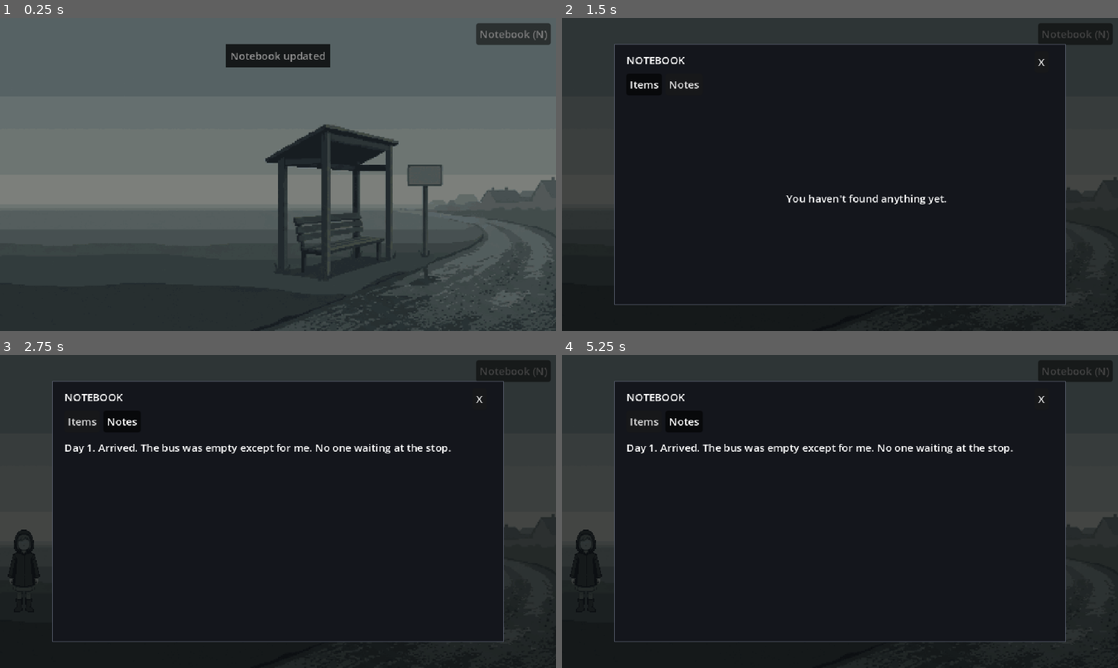
Above: before the commit, frames 1-4 (two rows, left to right).
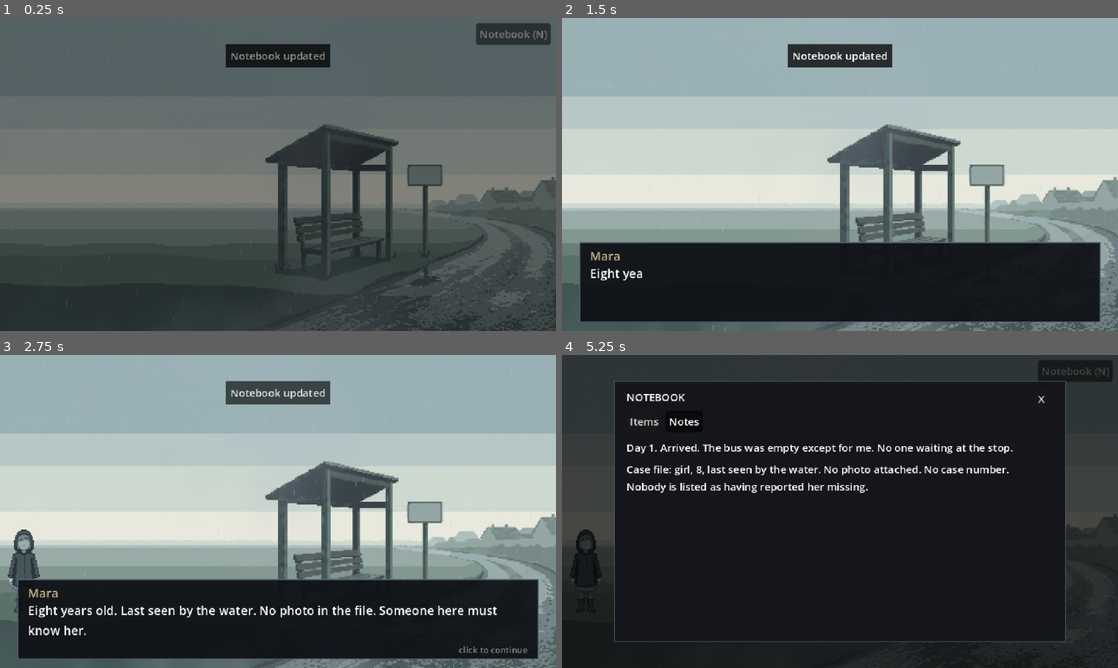
Above: after the commit, the same moments.

Repository: khalad007/Sheetwater
Game: Godot game, scene res://scenes/main.tscn
The game is run twice, just before and just after one commit, with the same random seed, the same clock (stepped at 60 frames per second) and the same inputs.
Inputs (mouse positions are in pixels of both pictures, inside the frame that each line leads up to):
- Up to frame 1 (0.25 s): no input
- Up to frame 2 (1.5 s): click (1073, 33) at 0.5 s, where only the run before the commit has a clickable "Notebook (N)"; click (645, 83) at 1.25 s, where only the run before the commit has a clickable "Items"
- Up to frame 3 (2.75 s): click (122, 420) at 2 s, where only the run before the commit has a clickable "Notes"
- Up to frame 4 (5.25 s): click (1073, 370) at 2.75 s, where only the run before the commit has a clickable "Notebook (N)"; click "Notebook (N)" at 3.5 s; click "Items" at 4.25 s; click "Notes" at 5 s

The runs differ from the first frame. In frame 1, less than 0.1% of the frame differs, in the area x 31-71%, y 35-100%; in frame 2, 76%; in frame 3, 79%, in the area x 0-100%, y 0-100%; in frame 4, 1.4%.

Commit message:
Add room atmosphere (fog, rain, flicker), ambient hook, on-enter beats; bus stop and inn content, Fit hotspots to inn and lane art; add car clue

Diff:
--- /dev/null
+++ b/scripts/flicker_layer.gd
@@ -0,0 +1,29 @@
+class_name FlickerLayer
+extends ColorRect
+## Dips the room into darkness in short stuttering bursts, built from
+## fx {"type": "flicker", "depth": 0.3}. depth = how dark the dips get (0..1).
+
+var depth: float = 0.3
+var min_gap: float = 2.5
+var max_gap: float = 7.0
+
+var _timer: Timer
+
+
+func _ready() -> void:
+	color = Color(0, 0, 0, 0)
+	mouse_filter = Control.MOUSE_FILTER_IGNORE
+	set_anchors_and_offsets_preset(Control.PRESET_FULL_RECT)
+	_timer = Timer.new()
+	_timer.one_shot = true
+	_timer.timeout.connect(_burst)
+	add_child(_timer)
+	_timer.start(randf_range(min_gap, max_gap))
+
+
+func _burst() -> void:
+	var tween := create_tween()
+	for i in randi_range(2, 5):
+		tween.tween_property(self, "color:a", depth * randf_range(0.5, 1.0), 0.04)
+		tween.tween_property(self, "color:a", 0.0, randf_range(0.04, 0.12))
+	tween.tween_callback(func(): _timer.start(randf_range(min_gap, max_gap)))
--- /dev/null
+++ b/scripts/fog_layer.gd
@@ -0,0 +1,67 @@
+class_name FogLayer
+extends ColorRect
+## Slow drifting fog, built from fx {"type": "fog"}. Config keys:
+##   alpha (0.35)   how thick the fog is
+##   speed (0.08)   drift in noise cells per second (higher = faster)
+##   tint ("#aeb9c4")   fog colour
+##   scale (3.0)    bigger = smaller, busier clouds
+## The fog is quantised to 4x4 pixel blocks to match the pixel art.
+
+const SHADER_CODE: String = """
+shader_type canvas_item;
+
+uniform vec4 fog_color : source_color = vec4(0.68, 0.73, 0.77, 1.0);
+uniform float fog_alpha = 0.35;
+uniform float drift = 0.08;
+uniform float tiles = 3.0;
+
+float hash(vec2 p) {
+	p = fract(p * vec2(123.34, 456.21));
+	p += dot(p, p + 45.32);
+	return fract(p.x * p.y);
+}
+
+float vnoise(vec2 p) {
+	vec2 i = floor(p);
+	vec2 f = fract(p);
+	f = f * f * (3.0 - 2.0 * f);
+	return mix(mix(hash(i), hash(i + vec2(1.0, 0.0)), f.x),
+			mix(hash(i + vec2(0.0, 1.0)), hash(i + vec2(1.0, 1.0)), f.x), f.y);
+}
+
+float fbm(vec2 p) {
+	float v = 0.0;
+	float a = 0.5;
+	for (int i = 0; i < 4; i++) {
+		v += a * vnoise(p);
+		p = p * 2.0 + vec2(17.0, 9.0);
+		a *= 0.5;
+	}
+	return v;
+}
+
+void fragment() {
+	vec2 px = floor(UV * vec2(160.0, 90.0)) / vec2(160.0, 90.0);
+	vec2 move = vec2(TIME * drift, TIME * drift * 0.25);
+	float n = fbm(px * vec2(tiles * 1.78, tiles) + move);
+	n = smoothstep(0.35, 0.85, n);
+	float low = mix(0.5, 1.0, UV.y);
+	COLOR = vec4(fog_color.rgb, n * fog_alpha * low);
+}
+"""
+
+var config: Dictionary = {}
+
+
+func _ready() -> void:
+	mouse_filter = Control.MOUSE_FILTER_IGNORE
+	set_anchors_and_offsets_preset(Control.PRESET_FULL_RECT)
+	var shader := Shader.new()
+	shader.code = SHADER_CODE
+	var mat := ShaderMaterial.new()
+	mat.shader = shader
+	mat.set_shader_parameter("fog_color", Color(str(config.get("tint", "#aeb9c4"))))
+	mat.set_shader_parameter("fog_alpha", float(config.get("alpha", 0.35)))
+	mat.set_shader_parameter("drift", float(config.get("speed", 0.08)))
+	mat.set_shader_parameter("tiles", float(config.get("scale", 3.0)))
+	material = mat
--- a/scripts/main.gd
+++ b/scripts/main.gd
@@ -13,6 +13,7 @@
 	Fade.set_black()
 	_load_room(START_ROOM)
 	await Fade.from_black(FADE_TIME)
+	_current.on_shown()
 
 
 func go_to(room_id: String) -> void:
@@ -26,6 +27,7 @@
 	_load_room(room_id)
 	await Fade.from_black(FADE_TIME)
 	_busy = false
+	_current.on_shown()
 
 
 func _load_room(room_id: String) -> void:
--- a/scripts/notebook_data.gd
+++ b/scripts/notebook_data.gd
@@ -33,9 +33,18 @@
 	{"id": "n_arrived",
 		"text": "Day 1. Arrived. The bus was empty except for me. No one waiting at the stop.",
 		"show_if": ["flag:visited_bus_stop"]},
+	{"id": "n_casefile",
+		"text": "Case file: girl, 8, last seen by the water. No photo attached. No case number. Nobody is listed as having reported her missing.",
+		"show_if": ["flag:arrived"]},
 	{"id": "n_sign",
 		"text": "The sign at the stop has no name on it. Ask someone what this place is called.",
 		"show_if": ["flag:read_sign"]},
+	{"id": "n_timetable",
+		"text": "The bus timetable lists arrivals only. Nothing seems to leave.",
+		"show_if": ["flag:read_timetable"]},
+	{"id": "n_firstline",
+		"text": "My own notebook already says 'No mirrors.' on the first line. I must have written it on the bus.",
+		"show_if": ["flag:read_first_line"]},
 	{"id": "n_windows",
 		"text": "The glass is frosted. I haven't seen a clear window yet.",
 		"show_if": ["flag:looked_window"]},
@@ -45,4 +54,7 @@
 	{"id": "n_route",
 		"text": "School first, then the lake, then the chapel. Everyone says 'she'. Nobody says her name.",
 		"show_if": ["flag:villager_route"]},
+	{"id": "n_car",
+		"text": "The wing mirrors on the parked car are painted over. Someone did it recently.",
+		"show_if": ["flag:saw_car_mirrors"]},
 ]
--- a/scripts/room.gd
+++ b/scripts/room.gd
@@ -1,7 +1,9 @@
 class_name RoomView
 extends Control
 ## One room, built entirely from RoomData.
-## Set `room_id` BEFORE adding it to the tree.
+## Set `room_id` BEFORE adding it to the tree. Main calls on_shown() once the fade-in ends.
+## Debug builds: F2 outlines hotspots. With F2 on, hold the RIGHT mouse button and drag
+## to measure a rect (printed to Output and shown in the caption) for room_data.gd.
 
 signal exit_requested(room_id: String)
 
@@ -15,6 +17,9 @@
 var _caption_label: Label
 var _caption_timer: Timer
 var _debug: bool = false
+var _debug_overlay: Control
+var _dragging: bool = false
+var _drag_from: Vector2 = Vector2.ZERO
 
 
 func _ready() -> void:
@@ -26,33 +31,63 @@
 	_data = RoomData.ROOMS[room_id]
 	_build_background()
 	_build_girl()
+	RoomFx.build(self, _data.get("fx", []))
 	_build_hotspots()
 	_build_hover_label()
 	_build_caption()
+	_build_debug_overlay()
+	_start_ambient()
 	GameState.flag_changed.connect(_refresh_hotspots.unbind(2))
 	GameState.item_added.connect(_refresh_hotspots.unbind(1))
 	Dialogue.finished.connect(_refresh_hotspots)
 	_refresh_hotspots()
 
-func _build_girl() -> void:
-	if not _data.has("girl"):
-		return
-	var g: Dictionary = _data["girl"]
-	if not GameState.check_all(g.get("show_if", [])):
-		return
-	var pos: Array = g["pos"]
-	var girl := Girl.new()
-	girl.position = Vector2(pos[0], pos[1])
-	add_child(girl)
+
+## Called by Main after the fade-in. Plays the first matching "on_enter" beat.
+func on_shown() -> void:
+	for e: Dictionary in _data.get("on_enter", []):
+		if GameState.check_all(e.get("if", [])):
+			Dialogue.play(str(e["beat"]))
+			return
 
 
 func _unhandled_key_input(event: InputEvent) -> void:
-	# F2 outlines every hotspot with its label. Only in editor/debug builds.
 	var key := event as InputEventKey
 	if key and key.pressed and not key.echo and key.keycode == KEY_F2 and OS.is_debug_build():
 		_debug = not _debug
 		for h in _hotspots:
 			h.debug = _debug
+
+
+func _input(event: InputEvent) -> void:
+	if not (OS.is_debug_build() and _debug) or _debug_overlay == null:
+		return
+	var mb := event as InputEventMouseButton
+	if mb and mb.button_index == MOUSE_BUTTON_RIGHT:
+		if mb.pressed:
+			_drag_from = get_local_mouse_position()
+			_dragging = true
+		elif _dragging:
+			_dragging = false
+			var r: Rect2 = _drag_rect()
+			var text := "[%d, %d, %d, %d]" % [int(r.position.x), int(r.position.y), int(r.size.x), int(r.size.y)]
+			print("RECT ", text)
+			show_caption("rect " + text)
+		_debug_overlay.queue_redraw()
+	elif event is InputEventMouseMotion and _dragging:
+		_debug_overlay.queue_redraw()
+
+
+func _drag_rect() -> Rect2:
+	return Rect2(_drag_from, get_local_mouse_position() - _drag_from).abs()
+
+
+func _draw_debug_rect() -> void:
+	if not _dragging:
+		return
+	var r: Rect2 = _drag_rect()
+	_debug_overlay.draw_rect(r, Color(1, 0.9, 0.2, 0.15), true)
+	_debug_overlay.draw_rect(r, Color(1, 0.9, 0.2), false, 1.0)
 
 
 func _build_background() -> void:
@@ -80,6 +115,18 @@
 		add_child(title)
 
 
+func _build_girl() -> void:
+	if not _data.has("girl"):
+		return
+	var g: Dictionary = _data["girl"]
+	if not GameState.check_all(g.get("show_if", [])):
+		return
+	var pos: Array = g["pos"]
+	var girl := Girl.new()
+	girl.position = Vector2(pos[0], pos[1])
+	add_child(girl)
+
+
 func _build_hotspots() -> void:
 	for h: Dictionary in _data.get("hotspots", []):
 		var r: Array = h["rect"]
@@ -130,6 +177,22 @@
 	add_child(_caption_timer)
 
 
+func _build_debug_overlay() -> void:
+	_debug_overlay = Control.new()
+	_debug_overlay.mouse_filter = Control.MOUSE_FILTER_IGNORE
+	add_child(_debug_overlay)
+	_debug_overlay.set_anchors_and_offsets_preset(Control.PRESET_FULL_RECT)
+	_debug_overlay.draw.connect(_draw_debug_rect)
+
+
+func _start_ambient() -> void:
+	var sound: String = _data.get("ambient", "")
+	if sound == "":
+		Sfx.stop_ambient()
+	else:
+		Sfx.play_ambient(sound, float(_data.get("ambient_db", -8.0)))
+
+
 func show_caption(text: String) -> void:
 	_caption_label.text = text
 	_caption_bg.show()
--- a/scripts/room_data.gd
+++ b/scripts/room_data.gd
@@ -4,35 +4,53 @@
 ##   title     placeholder label shown while there is no background art
 ##   color     placeholder background colour (hex string)
 ##   bg        path to a 640x360 PNG; used automatically once the file exists
-##   hotspots  list of clickable areas. Each has:
 ##   girl      optional {"pos": [x, y], "show_if": [conditions]}: the faceless girl,
 ##             top-left of her 48x96 box, in 640x360 space. Keep her at a frame edge.
+##   fx        optional list of atmosphere layers drawn over the room (see RoomFx):
+##               {"type": "fog", "alpha": 0.35, "speed": 0.08, "tint": "#aeb9c4", "scale": 3.0}
+##               {"type": "rain", "amount": 120, "alpha": 0.3}
+##               {"type": "flicker", "depth": 0.3}     brief dips into darkness
+##             each may also carry "show_if": [conditions]
+##   ambient   optional sound name looped under the room (res://audio/<name>.wav),
+##             plus optional "ambient_db" (default -8). No "ambient" = silence.
+##   on_enter  optional list of {"beat": id, "if": [conditions]}. After the room fades
+##             in, the first entry whose conditions pass plays. The beat should set a
+##             flag, otherwise it plays on every visit.
+##   hotspots  list of clickable areas. Each has:
 ##       id, label, rect [x, y, width, height] in 640x360 space
-##       and EITHER "text" (caption) OR "exit" (room id to go to)
+##       and ONE of "text" (caption), "beat" (a StoryData beat) or "exit" (room id)
 ##     optional:
 ##       "needs":       [conditions]  all must be true or the click is refused
 ##       "locked_text": caption shown when refused (default "Not yet.")
 ##       "sets":        flag name set to true on a successful click
 ##       "gives":       item id added on a successful click; the hotspot then disappears
-##       "beat":        id of a StoryData beat to play (use instead of "text")
 ##       "show_if":     [conditions]  hotspot only exists while all are true
 ##       "hide_if":     [conditions]  hotspot disappears when all are true
 ## Conditions: "flag:name", "item:name", prefix "!" to negate.
-## These three rooms are a test chain. Real rooms replace them later.
+## Keep captions to about 150 characters; use a beat for anything longer.
 
 const ROOMS: Dictionary = {
 	"bus_stop": {
 		"title": "Bus Stop",
 		"color": "#1b2430",
 		"bg": "res://art/bg_bus_stop.png",
-		"girl": {"pos": [4, 200]},      # in "bus_stop"
+		"girl": {"pos": [4, 200]},
+		"fx": [
+			{"type": "fog", "alpha": 0.35, "speed": 0.08},
+			{"type": "rain", "amount": 110, "alpha": 0.28},
+		],
+		"ambient": "wind",
+		"on_enter": [{"beat": "arrive", "if": ["!flag:arrived"]}],
 		"hotspots": [
-			{"id": "sign", "label": "Sign", "rect": [40, 110, 60, 130],
+			{"id": "sign", "label": "Sign", "rect": [465, 165, 50, 112],
 				"text": "The sign has no name on it.", "sets": "read_sign"},
-			{"id": "bench", "label": "Bench", "rect": [200, 220, 170, 60],
+			{"id": "timetable", "label": "Shelter wall", "rect": [340, 165, 105, 55],
+				"text": "Scratched into the shelter's back wall: a bus timetable. One bus a day. Arrivals only.",
+				"sets": "read_timetable"},
+			{"id": "bench", "label": "Bench", "rect": [335, 222, 110, 75],
 				"text": "Under the bench: a brass key on a paper tag. The tag has no number.",
 				"gives": "room_key"},
-			{"id": "road", "label": "Road to the inn", "rect": [540, 100, 90, 200],
+			{"id": "road", "label": "Road to the inn", "rect": [520, 180, 120, 160],
 				"exit": "inn_room"},
 		],
 	},
@@ -40,20 +58,26 @@
 		"title": "Inn Room",
 		"color": "#2a2018",
 		"bg": "res://art/bg_inn_room.png",
-		"girl": {"pos": [4, 190]},      # in "inn_room"
+		"girl": {"pos": [4, 190]},
+		"fx": [
+			{"type": "flicker", "depth": 0.3},
+		],
+		"ambient": "drip",
 		"hotspots": [
-			{"id": "wardrobe", "label": "Wardrobe", "rect": [60, 90, 110, 200],
+			{"id": "bed", "label": "Bed", "rect": [196, 188, 248, 105],
+				"beat": "bed_1"},
+			{"id": "wardrobe", "label": "Wardrobe", "rect": [21, 53, 147, 295],
 				"needs": ["flag:looked_window"],
-				"locked_text": "Too dark inside to see. The window might help.",
+				"locked_text": "The door sticks. Something rattles inside. You need more light.",
 				"text": "In a coat pocket: a child's drawing of a hand held inside a larger hand.",
 				"gives": "child_drawing"},
-			{"id": "window", "label": "Window", "rect": [260, 70, 120, 100],
+			{"id": "window", "label": "Window", "rect": [284, 85, 76, 102],
 				"text": "Frosted glass. Nothing but pale light.", "sets": "looked_window"},
-			{"id": "door", "label": "Door to the lane", "rect": [540, 110, 90, 190],
+			{"id": "door", "label": "Door to the lane", "rect": [538, 42, 78, 288],
 				"needs": ["item:room_key"],
 				"locked_text": "The door is locked.",
 				"exit": "village_lane"},
-			{"id": "back", "label": "Back to the bus stop", "rect": [20, 260, 120, 70],
+			{"id": "back", "label": "Back to the bus stop", "rect": [215, 325, 210, 35],
 				"exit": "bus_stop"},
 		],
 	},
@@ -61,14 +85,21 @@
 		"title": "Village Lane",
 		"color": "#1d2b27",
 		"bg": "res://art/bg_village_lane.png",
-		"girl": {"pos": [588, 190]},    # in "village_lane"
+		"girl": {"pos": [588, 190]},
+		"fx": [
+			{"type": "fog", "alpha": 0.3, "speed": 0.06},
+		],
+		"ambient": "wind",
 		"hotspots": [
-			{"id": "villager", "label": "Villager", "rect": [280, 120, 70, 170],
+			{"id": "car", "label": "Car", "rect": [305, 178, 175, 115],
+				"text": "Both wing mirrors have been painted over, flat grey. The paint is still fresh.",
+				"sets": "saw_car_mirrors"},
+			{"id": "villager", "label": "Villager", "rect": [58, 210, 72, 136],
 				"beat": "villager_1"},
-			{"id": "puddle", "label": "Puddle", "rect": [400, 270, 120, 40],
+			{"id": "puddle", "label": "Puddle", "rect": [496, 300, 94, 48],
 				"show_if": ["item:child_drawing"],
 				"text": "The puddle is white with salt. It shows only sky."},
-			{"id": "inn", "label": "Back to the inn", "rect": [20, 100, 90, 200],
+			{"id": "inn", "label": "Back to the inn", "rect": [155, 68, 100, 252],
 				"exit": "inn_room"},
 		],
 	},
--- /dev/null
+++ b/scripts/room_fx.gd
@@ -0,0 +1,43 @@
+class_name RoomFx
+extends RefCounted
+## Builds a room's atmosphere layers from its "fx" list (see room_data.gd).
+## Layers are added in list order, above the background and the girl but below
+## hotspots and UI. None of them take mouse input.
+
+static func build(parent: Control, fx_list: Array) -> void:
+	for cfg: Dictionary in fx_list:
+		if not GameState.check_all(cfg.get("show_if", [])):
+			continue
+		match str(cfg.get("type", "")):
+			"fog":
+				var fog := FogLayer.new()
+				fog.config = cfg
+				parent.add_child(fog)
+			"rain":
+				parent.add_child(_make_rain(cfg))
+			"flicker":
+				var flicker := FlickerLayer.new()
+				flicker.depth = float(cfg.get("depth", 0.3))
+				parent.add_child(flicker)
+			_:
+				push_warning("RoomFx: unknown fx type '%s'" % cfg.get("type", ""))
+
+
+static func _make_rain(cfg: Dictionary) -> CPUParticles2D:
+	var img := Image.create_empty(1, 6, false, Image.FORMAT_RGBA8)
+	img.fill(Color.WHITE)
+	var p := CPUParticles2D.new()
+	p.texture = ImageTexture.create_from_image(img)
+	p.amount = int(cfg.get("amount", 120))
+	p.lifetime = 1.0
+	p.preprocess = 1.0   # already falling when the room appears
+	p.position = Vector2(320, -12)
+	p.emission_shape = CPUParticles2D.EMISSION_SHAPE_RECTANGLE
+	p.emission_rect_extents = Vector2(340, 1)
+	p.direction = Vector2(0.12, 1.0)
+	p.spread = 2.0
+	p.gravity = Vector2.ZERO
+	p.initial_velocity_min = 380.0
+	p.initial_velocity_max = 460.0
+	p.color = Color(0.72, 0.8, 0.92, float(cfg.get("alpha", 0.3)))
+	return p
--- a/scripts/story_data.gd
+++ b/scripts/story_data.gd
@@ -26,4 +26,27 @@
 		"text": "You'll want to start with the school.",
 		"sets": "villager_route",
 	},
+	"arrive": {
+		"text": "The bus pulls away. You were its only passenger, and the seat beside yours stayed empty the whole way.",
+		"sfx": "bus",
+		"sets": "arrived",
+		"next": "arrive_2",
+	},
+	"arrive_2": {
+		"speaker": "Mara",
+		"text": "Eight years old. Last seen by the water. No photo in the file. Someone here must know her.",
+	},
+	"bed_1": {
+		"text": "The bed is made. The pillow still holds a long dent, as if someone just got up.",
+		"next": "bed_2",
+	},
+	"bed_2": {
+		"text": "Your notebook lies open on the blanket. The first line, in your handwriting: 'No mirrors.'",
+		"next": "bed_3",
+	},
+	"bed_3": {
+		"speaker": "Mara",
+		"text": "I don't remember writing that. Must have been on the bus.",
+		"sets": "read_first_line",
+	},
 }
Binary file changed: art/bg_bus_stop.png
Binary file changed: art/villager_1.png
Not shown, added: scripts/flicker_layer.gd.uid
Not shown, added: scripts/fog_layer.gd.uid
Not shown, added: scripts/room_fx.gd.uid
